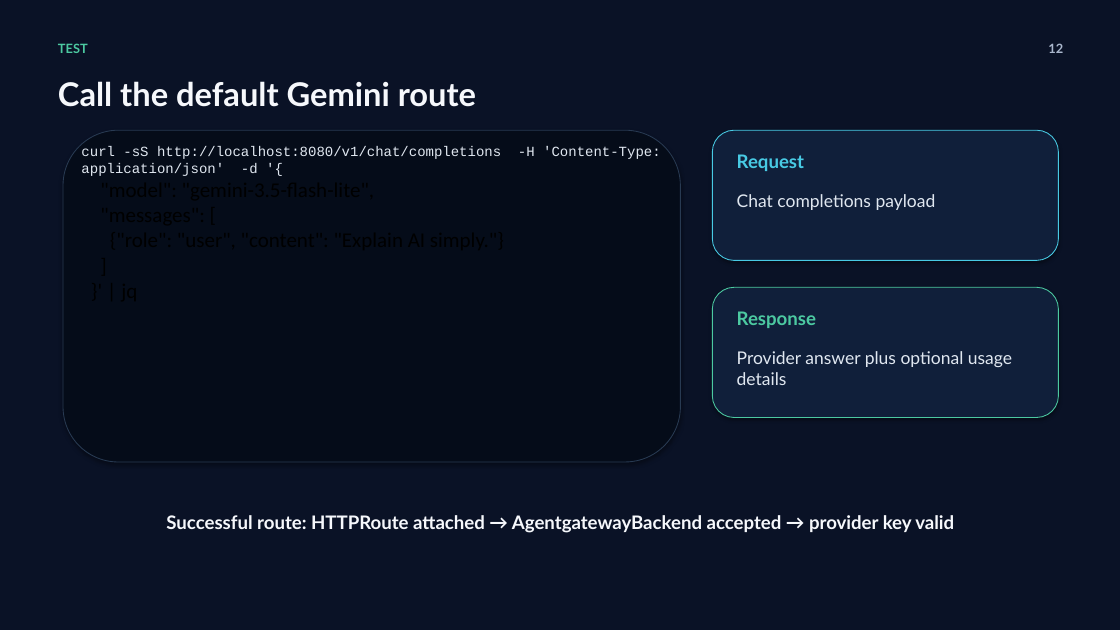
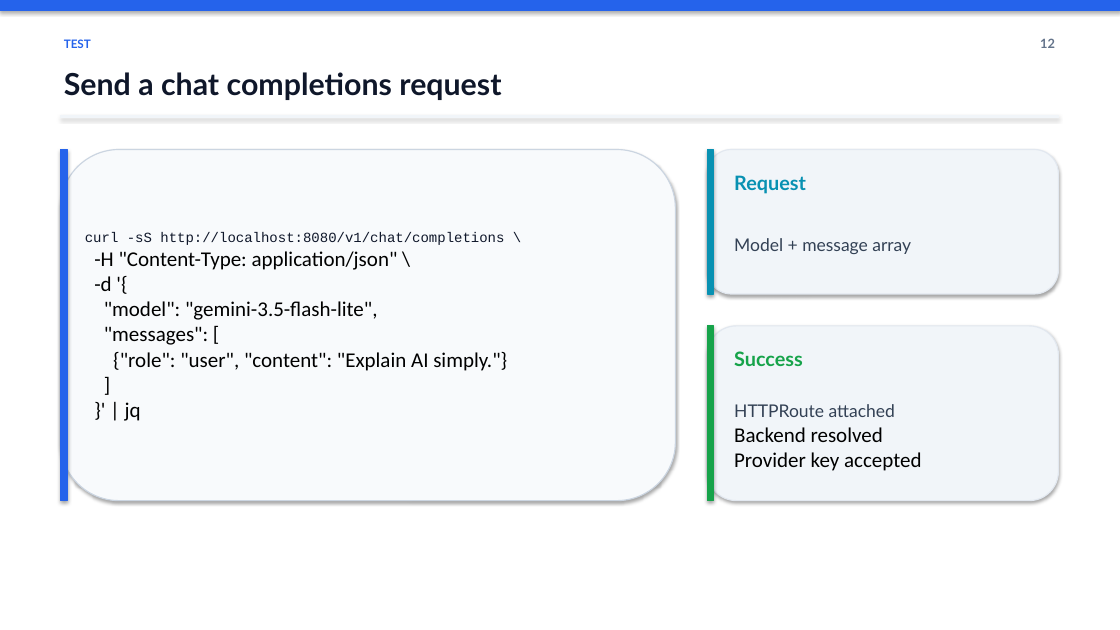
Before and after one commit to mohamedlotfy95/Elsherif-Agentgateway-Labs, a slide deck: slide 12 of docs/presentation/Agentgateway_LLM_Routing_Workshop.pptx. Drawn at 1120x630 pixels with LibreOffice and Linux fonts; fonts in the diff are those of the drawing. Boxes give left, top, right and bottom in pixels: in the first picture for what was removed or moved away, otherwise in the second. Text is boxed around its words. In the diff, an @@ line names an element or a change of style, - is before the commit and + after.

Commit message:
docs: update Agentgateway LLM Routing Workshop presentation

```diff
--- a/docs/presentation/Agentgateway_LLM_Routing_Workshop.pptx
+++ b/docs/presentation/Agentgateway_LLM_Routing_Workshop.pptx
@@ background #0A1226 to #FFFFFF @@
@@ rectangle added at [0,0,1120,10], fill #2563EB, outline #2563EB 1 pt @@
@@ text "TEST" at [64,39,91,48]: size 11 to 10 pt, text colour #4CC9A1 to #2563EB; vertical alignment top to middle @@
@@ text "12": place and size @@
-text "12" at [1048,43,1063,53]
+text "12" at [1040,38,1055,48]
@@ text "12" at [1040,38,1055,48]: text colour #AAB7CD to #64748B; vertical alignment top to middle @@
@@ text removed at [58,81,476,107] @@
-Call the default Gemini route
@@ text added at [64,72,501,100], 26 pt, text #0F172A, bold @@
+Send a chat completions request
@@ rectangle added at [60,116,1059,118], fill #F1F5F9, outline #F1F5F9 1 pt @@
@@ rounded rectangle removed at [712,130,1059,260] @@
@@ rounded rectangle: place and size @@
-rounded rectangle at [63,130,681,462]
+rounded rectangle at [60,150,676,501]
@@ rounded rectangle at [60,150,676,501]: fill #050C19 to #F8FAFC; outline #283A52 0.75 pt to #CBD5E1 1 pt @@
@@ rectangle added at [60,150,67,501], fill #2563EB, outline #2563EB 1 pt @@
@@ text "curl -sS http://localhost:8080/v1/chat/completions \ -H ..." at [85,232,507,421]: vertical alignment top to middle @@
@@ rounded rectangle: place and size @@
-rounded rectangle at [712,287,1059,418]
+rounded rectangle at [707,150,1059,294]
@@ rounded rectangle at [707,150,1059,294]: fill #101F3A to #F1F5F9; outline #4CC9A1 0.75 pt to #E2E8F0 1 pt @@
@@ rectangle added at [707,150,713,294], fill #0891B2, outline #0891B2 1 pt @@
@@ text "Request": place and size @@
-text "Request" at [737,154,804,171]
+text "Request" at [734,175,806,194]
@@ text "Request" at [734,175,806,194]: size 16 to 17 pt, text colour #48CAE4 to #0891B2; vertical alignment top to middle @@
@@ text removed at [737,194,936,210] @@
-Chat completions payload
@@ text at [85,232,507,421]: text changed @@
-curl -sS http://localhost:8080/v1/chat/completions -H 'Content-Type: application/json' -d '{
-"model": "gemini-3.5-flash-lite",
-"messages": [
-{"role": "user", "content": "Explain AI simply."}
-]
-}' | jq
+curl -sS http://localhost:8080/v1/chat/completions \
+-H "Content-Type: application/json" \
+-d '{
+"model": "gemini-3.5-flash-lite",
+"messages": [
+{"role": "user", "content": "Explain AI simply."}
+]
+}' | jq
@@ text added at [734,238,911,254], 15 pt, text #334155 @@
+Model + message array
@@ rounded rectangle added at [707,326,1059,501], fill #F1F5F9, outline #E2E8F0 1 pt @@
@@ rectangle added at [707,326,713,501], fill #16A34A, outline #16A34A 1 pt @@
@@ text removed at [737,311,816,328] @@
-Response
@@ text added at [734,351,803,366], 17 pt, text #16A34A, bold @@
+Success
@@ text removed at [737,351,1012,385] @@
-Provider answer plus optional usage details
@@ text added at [734,404,921,471], 18 pt, text #000000 @@
+HTTPRoute attached
+Backend resolved
+Provider key accepted
@@ text removed at [166,515,954,533] @@
-Successful route: HTTPRoute attached → AgentgatewayBackend accepted → provider key valid
```
Also in this commit, not shown: 13 other slides changed, 2 slides added, 2 slides removed.
